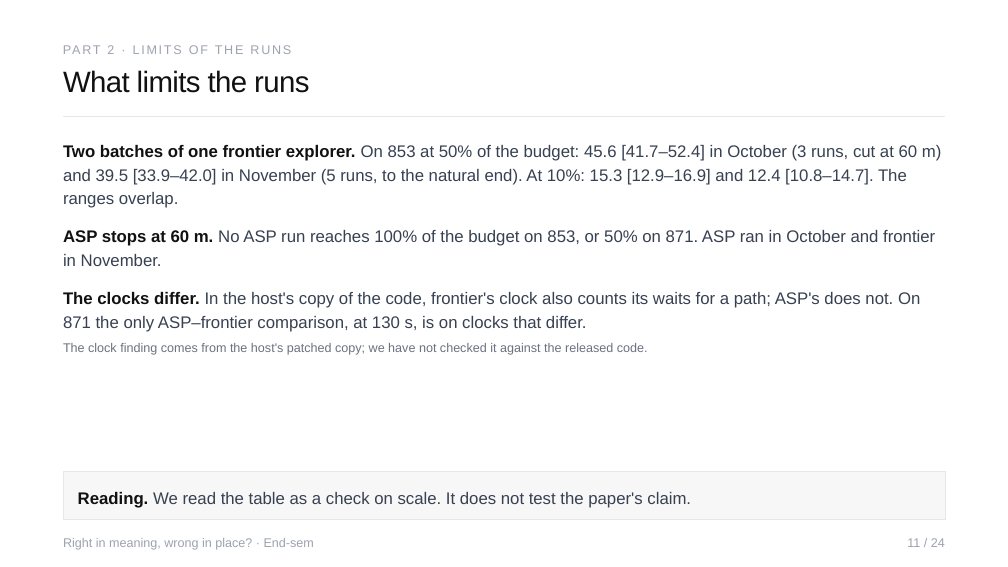
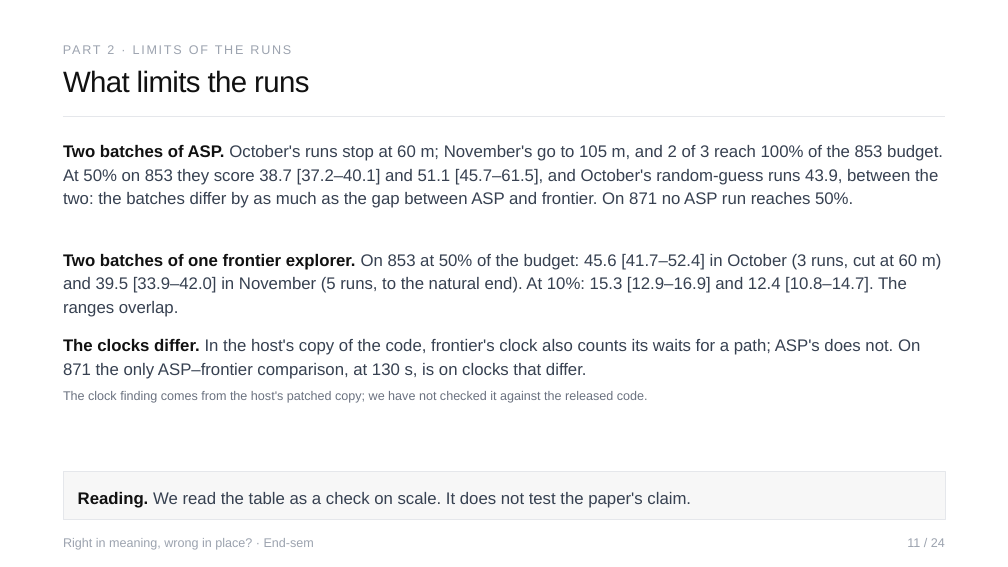
Before and after one commit to Sher110106/validity-aware-active-semantic-exploration, a slide deck: slide 11 of docs/endsem_2026-11/ASP_Endsem.pptx. Drawn at 1008x567 pixels with LibreOffice and Linux fonts; fonts in the diff are those of the drawing. Boxes give left, top, right and bottom in pixels: in the first picture for what was removed or moved away, otherwise in the second. Text is boxed around its words. In the diff, an @@ line names an element or a change of style, - is before the commit and + after.

```diff
--- a/docs/endsem_2026-11/ASP_Endsem.pptx
+++ b/docs/endsem_2026-11/ASP_Endsem.pptx
@@ text added at [63, 145, 943, 208], 16 pt, text #374151 @@
+Two batches of ASP. October's runs stop at 60 m; November's go to 105 m, and 2 of 3 reach 100% of the 853 budget. At 50% on 853 they score 38.7 [37.2–40.1] and 51.1 [45.7–61.5], and October's random-guess runs 43.9, between the two: the batches differ by as much as the gap between ASP and frontier. On 871 no ASP run reaches 50%.
@@ text removed at [63, 230, 935, 266] @@
-ASP stops at 60 m. No ASP run reaches 100% of the budget on 853, or 50% on 871. ASP ran in October and frontier in November.
@@ text "Two batches of one frontier ...": place and size @@
-text "Two batches of one frontier ..." at [63, 145, 942, 208]
+text "Two batches of one frontier ..." at [63, 254, 942, 317]
@@ text "The clocks differ. In the ...": place and size @@
-text "The clocks differ. In the ..." at [63, 292, 920, 332]
+text "The clocks differ. In the ..." at [63, 339, 920, 379]
@@ text "The clock finding comes from ...": place and size @@
-text "The clock finding comes from ..." at [63, 343, 648, 355]
+text "The clock finding comes from ..." at [63, 391, 648, 403]
```
Also in this commit, not shown: 3 other slides changed, 6 other files.
